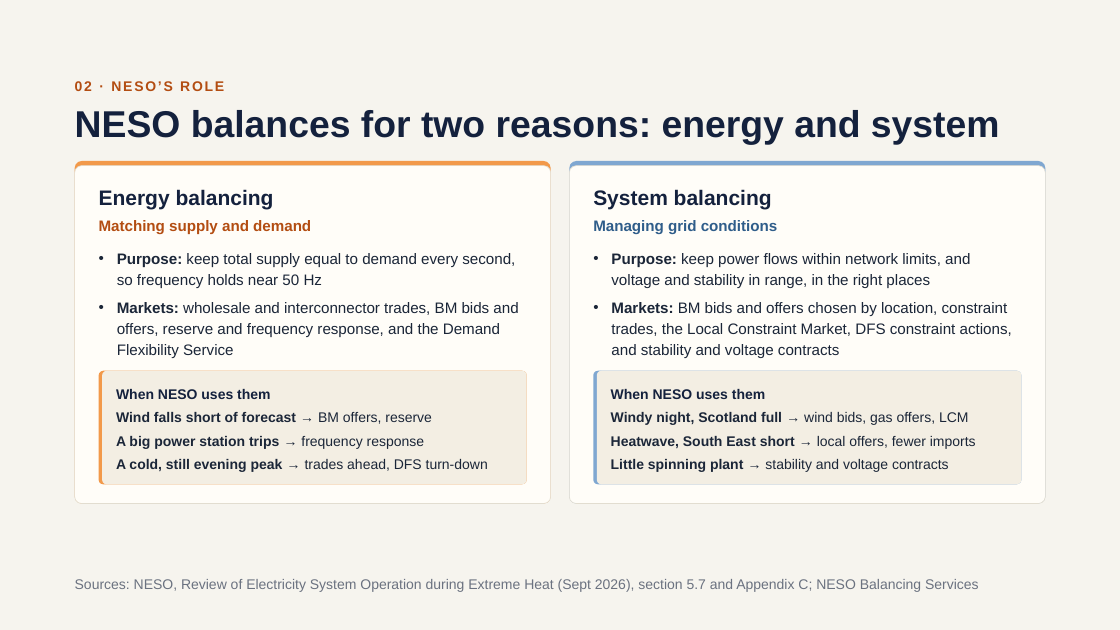
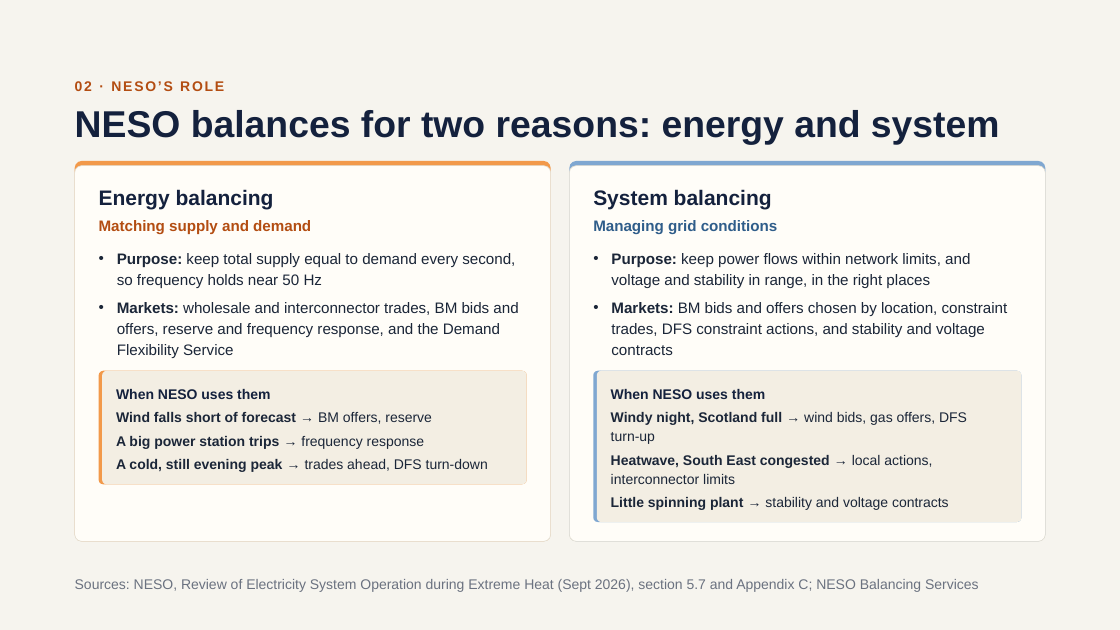
Before and after one commit to literallymatt/balancing, a slide deck: slide 4 of deck/balancing-the-grid.pptx. Drawn at 1120x630 pixels with LibreOffice and Linux fonts; fonts in the diff are those of the drawing. Boxes give left, top, right and bottom in pixels: in the first picture for what was removed or moved away, otherwise in the second. Text is boxed around its words. In the diff, an @@ line names an element or a change of style, - is before the commit and + after.

```diff
--- a/deck/balancing-the-grid.pptx
+++ b/deck/balancing-the-grid.pptx
@@ rounded rectangle resized from (x1=75, y1=161, x2=551, y2=504) to (x1=75, y1=161, x2=551, y2=542) @@
@@ rounded rectangle resized from (x1=75, y1=166, x2=551, y2=503) to (x1=75, y1=166, x2=551, y2=541) @@
@@ rounded rectangle resized from (x1=570, y1=161, x2=1046, y2=504) to (x1=570, y1=161, x2=1046, y2=542) @@
@@ rounded rectangle resized from (x1=570, y1=166, x2=1046, y2=503) to (x1=570, y1=166, x2=1046, y2=541) @@
@@ text at (x1=611, y1=302, x2=1008, y2=355): text changed @@
-• Markets: BM bids and offers chosen by location, constraint trades, the Local Constraint Market, DFS constraint actions, and stability and voltage contracts
+• Markets: BM bids and offers chosen by location, constraint trades, DFS constraint actions, and stability and voltage contracts
@@ rounded rectangle resized from (x1=593, y1=371, x2=1022, y2=484) to (x1=593, y1=371, x2=1022, y2=522) @@
@@ proportions changed in 6 elements at (x1=75, y1=161, x2=551, y2=542), (x1=570, y1=161, x2=1046, y2=542), (x1=75, y1=166, x2=551, y2=541), (x1=570, y1=166, x2=1046, y2=541), (x1=593, y1=371, x2=1022, y2=522), (x1=597, y1=371, x2=1022, y2=522) @@
@@ rounded rectangle resized from (x1=597, y1=371, x2=1022, y2=484) to (x1=597, y1=371, x2=1022, y2=522) @@
@@ text at (x1=611, y1=412, x2=967, y2=444): text changed; bold off @@
-Windy night, Scotland full → wind bids, gas offers, LCM
+Windy night, Scotland full → wind bids, gas offers, DFS turn‑up
@@ text at (x1=611, y1=455, x2=932, y2=484): text changed @@
-Heatwave, South East short → local offers, fewer imports
+Heatwave, South East congested → local actions, interconnector limits
@@ text "Little spinning plant → stability ..." moved from (x1=611, y1=459, x2=949, y2=472) to (x1=611, y1=497, x2=949, y2=510) @@
```
Also in this commit, not shown: 8 other slides changed, 32 other files.
